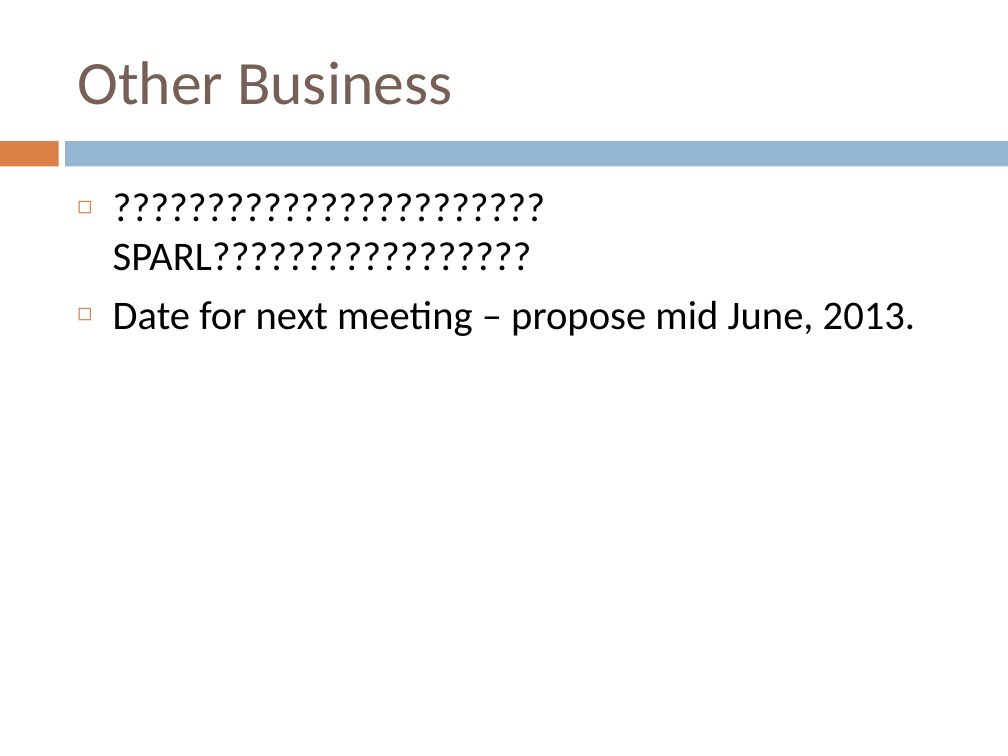
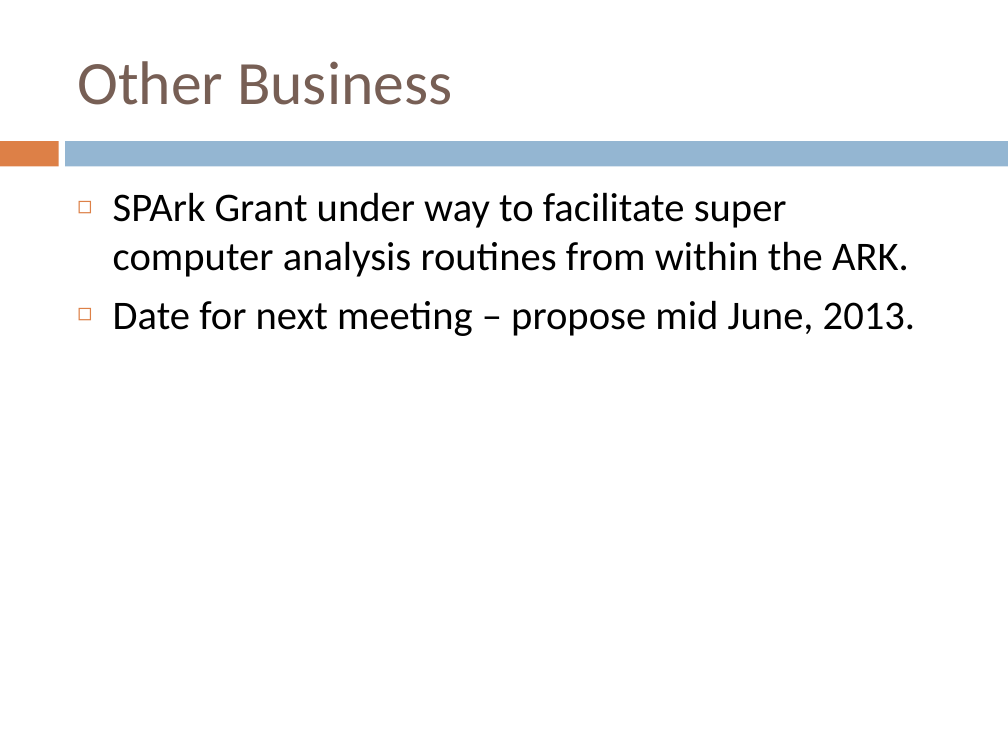
Before and after one commit to tranaweera/ark-informatics, a slide deck: slide 8 of ARK/trunk/usefulTools/TestFilesAndDocuments/steering committee/NeCTAR/Steering Committee Meetings/Steering Committee Meeting March_2013.pptx. Drawn at 1008x756 pixels with LibreOffice and Linux fonts; fonts in the diff are those of the drawing. Boxes give left, top, right and bottom in pixels: in the first picture for what was removed or moved away, otherwise in the second. Text is boxed around its words. In the diff, an @@ line names an element or a change of style, - is before the commit and + after.

```diff
--- a/ARK/trunk/usefulTools/TestFilesAndDocuments/steering committee/NeCTAR/Steering Committee Meetings/Steering Committee Meeting March_2013.pptx
+++ b/ARK/trunk/usefulTools/TestFilesAndDocuments/steering committee/NeCTAR/Steering Committee Meetings/Steering Committee Meeting March_2013.pptx
@@ text at [113, 192, 909, 277]: text changed @@
-◻ ???????????????????????SPARL?????????????????
+◻ SPArk Grant under way to facilitate super computer analysis routines from within the ARK.
```
Also in this commit, not shown: 2 other slides changed.
